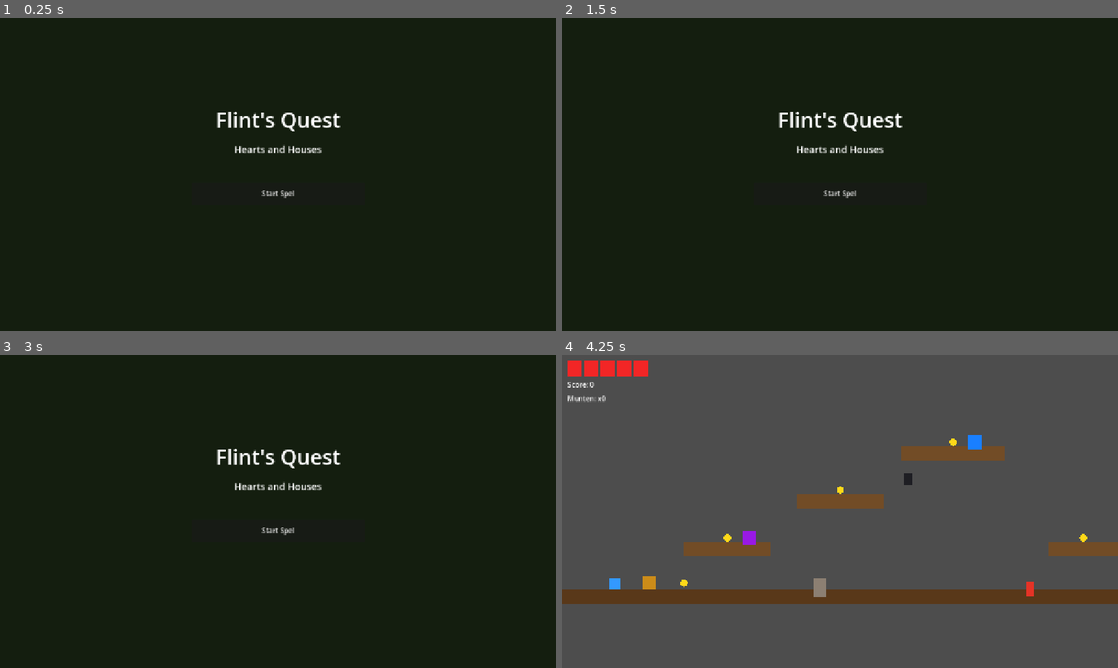
Above: before the commit, frames 1-4 (two rows, left to right).
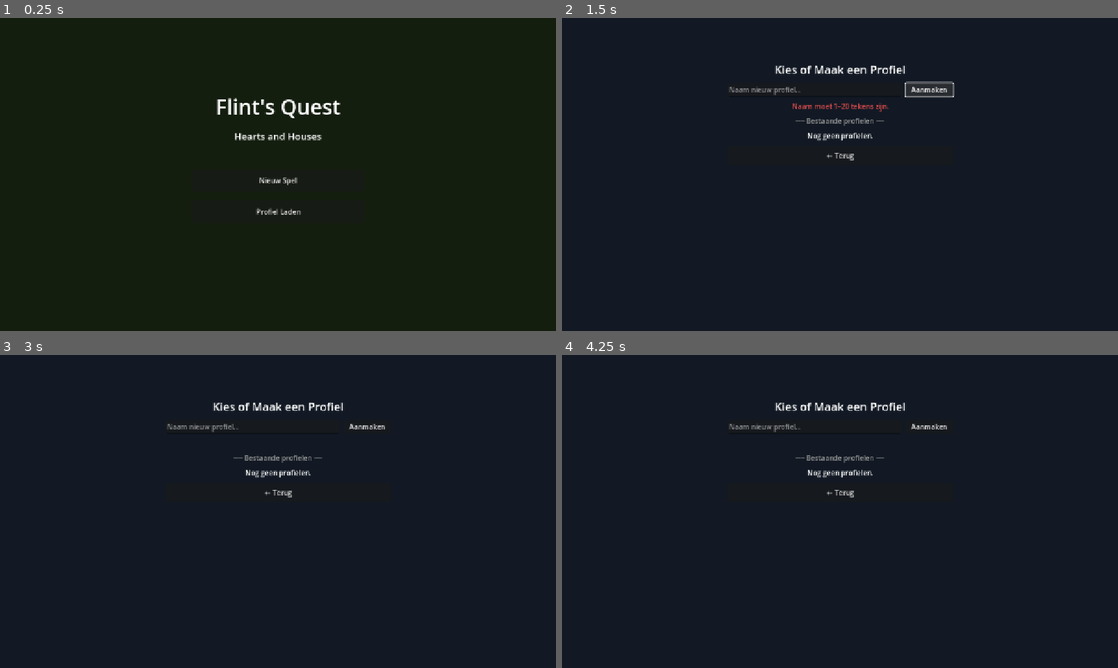
Above: after the commit, the same moments.

Repository: Morningcoffee74/flints-quest
Game: Godot game, scene res://scenes/ui/MainMenu.tscn
Same seed, same stepped clock (60 frames per second), same inputs: the game is played once before the commit and once after it.
Inputs (mouse positions are in pixels of both pictures, inside the frame that each line leads up to):
- Up to frame 1 (0.25 s): no input
- Up to frame 2 (1.5 s): click (840, 180) at 0.5 s, where only the run after the commit has a clickable "Nieuw Spel"; click (928, 89) at 1.25 s, where only the run after the commit has a clickable "Aanmaken"
- Up to frame 3 (3 s): click (278, 492) at 2 s, where only the run after the commit has a clickable "← Terug"; click (278, 549) at 2.75 s, where only the run after the commit has a clickable "Profiel Laden"
- Up to frame 4 (4.25 s): click (840, 530) at 3.5 s, where only the run before the commit has a clickable "Start Spel"

The runs differ from the first frame. In frame 1, 1.7% of the frame differs, in the area x 39-62%, y 25-63%; in frame 2, 2.5%; in frame 3, 1.9%; in frame 4, 100%, in the area x 0-100%, y 0-100%.

Commit message:
Fase 3: UI & navigatie — menus, profiel, wereldkaart, pauze
- ProfileSelect: nieuw profiel aanmaken of bestaande laden/verwijderen
- WorldMap: Mario-stijl stippen op pad, groen=klaar, geel=open, grijs=vergrendeld
- LevelComplete overlay: score breakdown (gameplay + bonussen) met "Volgende"/"Kaart"
- GameOver overlay: "Opnieuw Proberen" / "Naar Wereldkaart"
- PauseMenu overlay: Escape toets, Doorgaan/Herstarten/Kaart
- GameManager: profiel aanmaken, laden, level voltooien, unlock-logica (1 skip/wereld)
- ScoreManager: get_level_breakdown() voor score weergave
- LevelBase: overlays dynamisch laden, pauze-toggling, _level_done guard

Co-Authored-By: Claude Sonnet 4.6 <noreply@anthropic.com>

Diff:
--- /dev/null
+++ b/scenes/ui/GameOver.tscn
@@ -0,0 +1,49 @@
+[gd_scene load_steps=2 format=3]
+
+[ext_resource type="Script" path="res://scripts/ui/GameOver.gd" id="1"]
+
+[node name="GameOver" type="CanvasLayer"]
+layer = 10
+script = ExtResource("1")
+
+[node name="Dimmer" type="ColorRect" parent="."]
+anchors_preset = 15
+anchor_right = 1.0
+anchor_bottom = 1.0
+color = Color(0.0, 0.0, 0.0, 0.7)
+mouse_filter = 2
+
+[node name="Panel" type="Panel" parent="."]
+anchors_preset = 8
+anchor_left = 0.5
+anchor_top = 0.5
+anchor_right = 0.5
+anchor_bottom = 0.5
+offset_left = -160.0
+offset_top = -120.0
+offset_right = 160.0
+offset_bottom = 120.0
+
+[node name="VBox" type="VBoxContainer" parent="Panel"]
+anchors_preset = 15
+anchor_right = 1.0
+anchor_bottom = 1.0
+offset_left = 16.0
+offset_top = 16.0
+offset_right = -16.0
+offset_bottom = -16.0
+theme_override_constants/separation = 14
+
+[node name="TitleLabel" type="Label" parent="Panel/VBox"]
+text = "GAME OVER"
+horizontal_alignment = 1
+theme_override_font_sizes/font_size = 32
+theme_override_colors/font_color = Color(0.9, 0.15, 0.15, 1.0)
+
+[node name="RetryButton" type="Button" parent="Panel/VBox"]
+custom_minimum_size = Vector2(0.0, 44.0)
+text = "Opnieuw Proberen"
+
+[node name="MapButton" type="Button" parent="Panel/VBox"]
+custom_minimum_size = Vector2(0.0, 44.0)
+text = "Naar Wereldkaart"
--- /dev/null
+++ b/scenes/ui/LevelComplete.tscn
@@ -0,0 +1,67 @@
+[gd_scene load_steps=2 format=3]
+
+[ext_resource type="Script" path="res://scripts/ui/LevelComplete.gd" id="1"]
+
+[node name="LevelComplete" type="CanvasLayer"]
+layer = 10
+script = ExtResource("1")
+
+[node name="Dimmer" type="ColorRect" parent="."]
+anchors_preset = 15
+anchor_right = 1.0
+anchor_bottom = 1.0
+color = Color(0.0, 0.0, 0.0, 0.55)
+mouse_filter = 2
+
+[node name="Panel" type="Panel" parent="."]
+anchors_preset = 8
+anchor_left = 0.5
+anchor_top = 0.5
+anchor_right = 0.5
+anchor_bottom = 0.5
+offset_left = -200.0
+offset_top = -180.0
+offset_right = 200.0
+offset_bottom = 180.0
+
+[node name="VBox" type="VBoxContainer" parent="Panel"]
+anchors_preset = 15
+anchor_right = 1.0
+anchor_bottom = 1.0
+offset_left = 16.0
+offset_top = 16.0
+offset_right = -16.0
+offset_bottom = -16.0
+theme_override_constants/separation = 10
+
+[node name="TitleLabel" type="Label" parent="Panel/VBox"]
+text = "LEVEL VOLTOOID!"
+horizontal_alignment = 1
+theme_override_font_sizes/font_size = 28
+
+[node name="PlayLabel" type="Label" parent="Panel/VBox"]
+text = "Gameplay:       0"
+theme_override_font_sizes/font_size = 16
+
+[node name="CompleteLabel" type="Label" parent="Panel/VBox"]
+text = "Level voltooid: +50"
+theme_override_font_sizes/font_size = 16
+
+[node name="NoDmgLabel" type="Label" parent="Panel/VBox"]
+text = "Geen schade:    +25"
+theme_override_font_sizes/font_size = 16
+
+[node name="TotalLabel" type="Label" parent="Panel/VBox"]
+text = "Totaal:         0"
+theme_override_font_sizes/font_size = 20
+
+[node name="Spacer" type="Control" parent="Panel/VBox"]
+custom_minimum_size = Vector2(0.0, 8.0)
+
+[node name="NextButton" type="Button" parent="Panel/VBox"]
+custom_minimum_size = Vector2(0.0, 44.0)
+text = "Volgend Level"
+
+[node name="MapButton" type="Button" parent="Panel/VBox"]
+custom_minimum_size = Vector2(0.0, 44.0)
+text = "Naar Wereldkaart"
--- a/scenes/ui/MainMenu.tscn
+++ b/scenes/ui/MainMenu.tscn
@@ -24,9 +24,9 @@
 anchor_right = 0.5
 anchor_bottom = 0.5
 offset_left = -200.0
-offset_top = -160.0
+offset_top = -190.0
 offset_right = 200.0
-offset_bottom = 160.0
+offset_bottom = 190.0
 theme_override_constants/separation = 20
 
 [node name="TitleLabel" type="Label" parent="VBoxContainer"]
@@ -42,6 +42,10 @@
 [node name="Spacer" type="Control" parent="VBoxContainer"]
 custom_minimum_size = Vector2(0.0, 20.0)
 
-[node name="StartButton" type="Button" parent="VBoxContainer"]
+[node name="NewGameButton" type="Button" parent="VBoxContainer"]
 custom_minimum_size = Vector2(200.0, 52.0)
-text = "Start Spel"
+text = "Nieuw Spel"
+
+[node name="LoadGameButton" type="Button" parent="VBoxContainer"]
+custom_minimum_size = Vector2(200.0, 52.0)
+text = "Profiel Laden"
--- /dev/null
+++ b/scenes/ui/PauseMenu.tscn
@@ -0,0 +1,53 @@
+[gd_scene load_steps=2 format=3]
+
+[ext_resource type="Script" path="res://scripts/ui/PauseMenu.gd" id="1"]
+
+[node name="PauseMenu" type="CanvasLayer"]
+layer = 10
+script = ExtResource("1")
+process_mode = 3
+
+[node name="Dimmer" type="ColorRect" parent="."]
+anchors_preset = 15
+anchor_right = 1.0
+anchor_bottom = 1.0
+color = Color(0.0, 0.0, 0.0, 0.55)
+mouse_filter = 2
+
+[node name="Panel" type="Panel" parent="."]
+anchors_preset = 8
+anchor_left = 0.5
+anchor_top = 0.5
+anchor_right = 0.5
+anchor_bottom = 0.5
+offset_left = -160.0
+offset_top = -130.0
+offset_right = 160.0
+offset_bottom = 130.0
+
+[node name="VBox" type="VBoxContainer" parent="Panel"]
+anchors_preset = 15
+anchor_right = 1.0
+anchor_bottom = 1.0
+offset_left = 16.0
+offset_top = 16.0
+offset_right = -16.0
+offset_bottom = -16.0
+theme_override_constants/separation = 14
+
+[node name="TitleLabel" type="Label" parent="Panel/VBox"]
+text = "GEPAUZEERD"
+horizontal_alignment = 1
+theme_override_font_sizes/font_size = 26
+
+[node name="ResumeButton" type="Button" parent="Panel/VBox"]
+custom_minimum_size = Vector2(0.0, 44.0)
+text = "Doorgaan"
+
+[node name="RestartButton" type="Button" parent="Panel/VBox"]
+custom_minimum_size = Vector2(0.0, 44.0)
+text = "Herstarten"
+
+[node name="MapButton" type="Button" parent="Panel/VBox"]
+custom_minimum_size = Vector2(0.0, 44.0)
+text = "Naar Wereldkaart"
--- /dev/null
+++ b/scenes/ui/ProfileSelect.tscn
@@ -0,0 +1,64 @@
+[gd_scene load_steps=2 format=3]
+
+[ext_resource type="Script" path="res://scripts/ui/ProfileSelect.gd" id="1"]
+
+[node name="ProfileSelect" type="Control"]
+layout_mode = 3
+anchors_preset = 15
+anchor_right = 1.0
+anchor_bottom = 1.0
+script = ExtResource("1")
+
+[node name="Background" type="ColorRect" parent="."]
+layout_mode = 1
+anchors_preset = 15
+anchor_right = 1.0
+anchor_bottom = 1.0
+color = Color(0.07, 0.10, 0.14, 1.0)
+
+[node name="VBox" type="VBoxContainer" parent="."]
+layout_mode = 1
+anchors_preset = 8
+anchor_left = 0.5
+anchor_top = 0.5
+anchor_right = 0.5
+anchor_bottom = 0.5
+offset_left = -260.0
+offset_top = -260.0
+offset_right = 260.0
+offset_bottom = 260.0
+theme_override_constants/separation = 12
+
+[node name="TitleLabel" type="Label" parent="VBox"]
+text = "Kies of Maak een Profiel"
+horizontal_alignment = 1
+theme_override_font_sizes/font_size = 26
+
+[node name="NameRow" type="HBoxContainer" parent="VBox"]
+theme_override_constants/separation = 8
+
+[node name="NameInput" type="LineEdit" parent="VBox/NameRow"]
+size_flags_horizontal = 3
+placeholder_text = "Naam nieuw profiel..."
+max_length = 20
+
+[node name="CreateButton" type="Button" parent="VBox/NameRow"]
+text = "Aanmaken"
+custom_minimum_size = Vector2(110.0, 0.0)
+
+[node name="ErrorLabel" type="Label" parent="VBox"]
+text = ""
+horizontal_alignment = 1
+theme_override_colors/font_color = Color(0.9, 0.3, 0.3, 1.0)
+
+[node name="SeparatorLabel" type="Label" parent="VBox"]
+text = "── Bestaande profielen ──"
+horizontal_alignment = 1
+theme_override_colors/font_color = Color(0.6, 0.6, 0.6, 1.0)
+
+[node name="ProfileList" type="VBoxContainer" parent="VBox"]
+theme_override_constants/separation = 8
+
+[node name="BackButton" type="Button" parent="VBox"]
+custom_minimum_size = Vector2(0.0, 44.0)
+text = "← Terug"
--- /dev/null
+++ b/scenes/ui/WorldMap.tscn
@@ -0,0 +1,45 @@
+[gd_scene load_steps=2 format=3]
+
+[ext_resource type="Script" path="res://scripts/ui/WorldMap.gd" id="1"]
+
+[node name="WorldMap" type="Control"]
+layout_mode = 3
+anchors_preset = 15
+anchor_right = 1.0
+anchor_bottom = 1.0
+script = ExtResource("1")
+
+[node name="Background" type="ColorRect" parent="."]
+layout_mode = 1
+anchors_preset = 15
+anchor_right = 1.0
+anchor_bottom = 1.0
+color = Color(0.15, 0.22, 0.10, 1.0)
+
+[node name="VBox" type="VBoxContainer" parent="."]
+layout_mode = 1
+anchors_preset = 9
+anchor_left = 0.0
+anchor_top = 0.0
+anchor_right = 1.0
+anchor_bottom = 0.0
+offset_bottom = 100.0
+theme_override_constants/separation = 0
+
+[node name="TitleLabel" type="Label" parent="VBox"]
+custom_minimum_size = Vector2(0.0, 40.0)
+text = "Wereld 1 — Bos"
+horizontal_alignment = 1
+vertical_alignment = 1
+theme_override_font_sizes/font_size = 22
+
+[node name="BackButton" type="Button" parent="VBox"]
+custom_minimum_size = Vector2(120.0, 36.0)
+text = "← Hoofdmenu"
+
+[node name="MapArea" type="Control" parent="."]
+layout_mode = 1
+anchors_preset = 15
+anchor_right = 1.0
+anchor_bottom = 1.0
+offset_top = 104.0
--- a/scripts/autoloads/GameManager.gd
+++ b/scripts/autoloads/GameManager.gd
@@ -3,6 +3,7 @@
 var current_profile: String = ""
 var current_world: int = 1
 var current_level: int = 1
+var profile_data: Dictionary = {}
 
 func _ready() -> void:
 	_register_input_actions()
@@ -24,3 +25,84 @@
 				var event := InputEventKey.new()
 				event.physical_keycode = keycode
 				InputMap.action_add_event(action, event)
+
+func create_profile(profile_name: String) -> void:
+	profile_data = _new_profile(profile_name)
+	current_profile = profile_name
+	SaveSystem.save_profile(profile_name, profile_data)
+
+func load_profile(profile_name: String) -> void:
+	current_profile = profile_name
+	profile_data = SaveSystem.load_profile(profile_name)
+	if profile_data.is_empty():
+		profile_data = _new_profile(profile_name)
+		SaveSystem.save_profile(profile_name, profile_data)
+
+func _new_profile(name: String) -> Dictionary:
+	var data: Dictionary = {"name": name, "total_score": 0, "worlds": {}}
+	for w in range(1, 11):
+		var world_levels: Dictionary = {}
+		for l in range(1, 11):
+			world_levels[str(l)] = {"completed": false, "highscore": 0}
+		data["worlds"][str(w)] = {"levels": world_levels}
+	return data
+
+func complete_level(world: int, level: int, score: int) -> void:
+	if profile_data.is_empty():
+		return
+	var ldata: Dictionary = profile_data["worlds"][str(world)]["levels"][str(level)]
+	ldata["completed"] = true
+	if score > ldata.get("highscore", 0):
+		ldata["highscore"] = score
+	profile_data["total_score"] = profile_data.get("total_score", 0) + score
+	SaveSystem.save_profile(current_profile, profile_data)
+
+func is_level_completed(world: int, level: int) -> bool:
+	if profile_data.is_empty():
+		return false
+	return profile_data["worlds"][str(world)]["levels"][str(level)].get("completed", false)
+
+func is_level_unlocked(world: int, level: int) -> bool:
+	if not is_world_unlocked(world):
+		return false
+	if level == 1:
+		return true
+	# Unlocked when all previous levels done, OR 1 skip allowed (but not level 10)
+	var completed := 0
+	for l in range(1, level):
+		if is_level_completed(world, l):
+			completed += 1
+	return completed >= level - 2
+
+func is_world_unlocked(world: int) -> bool:
+	if world == 1:
+		return true
+	if profile_data.is_empty():
+		return false
+	var prev := world - 1
+	if not is_level_completed(prev, 10):
+		return false
+	var count := 0
+	for l in range(1, 11):
+		if is_level_completed(prev, l):
+			count += 1
+	return count >= 9
+
+func get_level_highscore(world: int, level: int) -> int:
+	if profile_data.is_empty():
+		return 0
+	return profile_data["worlds"][str(world)]["levels"][str(level)].get("highscore", 0)
+
+func go_to_level(world: int, level: int) -> void:
+	current_world = world
+	current_level = level
+	get_tree().paused = false
+	get_tree().change_scene_to_file("res://scenes/levels/world%d/W%dL%d.tscn" % [world, world, level])
+
+func go_to_world_map() -> void:
+	get_tree().paused = false
+	get_tree().change_scene_to_file("res://scenes/ui/WorldMap.tscn")
+
+func go_to_main_menu() -> void:
+	get_tree().paused = false
+	get_tree().change_scene_to_file("res://scenes/ui/MainMenu.tscn")
--- a/scripts/autoloads/ScoreManager.gd
+++ b/scripts/autoloads/ScoreManager.gd
@@ -11,6 +11,7 @@
 var current_score: int = 0
 var coin_count: int = 0
 var took_damage_this_level: bool = false
+var _play_score: int = 0
 
 signal score_changed(new_score: int)
 signal coin_collected(total_coins: int)
@@ -29,15 +30,23 @@
 	took_damage_this_level = true
 
 func finalize_level() -> int:
-	var bonus := 0
+	_play_score = current_score
+	var bonus := POINTS_LEVEL_COMPLETE
 	if not took_damage_this_level:
-		bonus = POINTS_LEVEL_NO_DAMAGE
-		add_points(POINTS_LEVEL_COMPLETE + bonus)
-	else:
-		add_points(POINTS_LEVEL_COMPLETE)
+		bonus += POINTS_LEVEL_NO_DAMAGE
+	add_points(bonus)
 	return current_score
+
+func get_level_breakdown() -> Dictionary:
+	return {
+		"play": _play_score,
+		"complete_bonus": POINTS_LEVEL_COMPLETE,
+		"no_damage_bonus": (0 if took_damage_this_level else POINTS_LEVEL_NO_DAMAGE),
+		"total": current_score,
+	}
 
 func reset_level() -> void:
 	current_score = 0
 	coin_count = 0
 	took_damage_this_level = false
+	_play_score = 0
--- a/scripts/levels/LevelBase.gd
+++ b/scripts/levels/LevelBase.gd
@@ -17,6 +17,8 @@
 var _coins_got:      int  = 0
 var _enemies_killed: int  = 0
 var _cabin_open:     bool = false
+var _level_done:     bool = false
+var _pause_menu: CanvasLayer = null
 
 func _ready() -> void:
 	ScoreManager.reset_level()
@@ -29,7 +31,6 @@
 	hud.connect_player(player)
 	player.died.connect(_on_player_died)
 
-	# Muntjes en vijanden tellen
 	_total_coins = get_tree().get_nodes_in_group("coins").size()
 	for enemy in get_tree().get_nodes_in_group("enemies"):
 		(enemy as BaseEnemy).died.connect(_on_enemy_killed)
@@ -43,6 +44,24 @@
 
 	_update_cabin()
 
+	# Pauzemenu klaar zetten (verborgen)
+	var pause_scene := load("res://scenes/ui/PauseMenu.tscn") as PackedScene
+	_pause_menu = pause_scene.instantiate() as CanvasLayer
+	_pause_menu.hide()
+	add_child(_pause_menu)
+
+func _input(event: InputEvent) -> void:
+	if _level_done:
+		return
+	if event.is_action_just_pressed("pause"):
+		get_viewport().set_input_as_handled()
+		if _pause_menu.visible:
+			_pause_menu.hide()
+			get_tree().paused = false
+		else:
+			_pause_menu.show()
+			get_tree().paused = true
+
 func _update_cabin() -> void:
 	if _cabin_open:
 		return
@@ -54,7 +73,6 @@
 
 	var enemies_met := enemies_needed > 0 and _enemies_killed >= enemies_needed
 
-	# Geen eis → altijd open; anders: OF-conditie (muntjes OF vijanden)
 	var should_open := no_requirement or coins_met or enemies_met
 
 	if should_open and not _cabin_open:
@@ -69,13 +87,19 @@
 	_update_cabin()
 
 func _on_player_died() -> void:
+	_level_done = true
 	await get_tree().create_timer(0.8).timeout
-	get_tree().reload_current_scene()
+	var go_scene := load("res://scenes/ui/GameOver.tscn") as PackedScene
+	var go_node := go_scene.instantiate() as CanvasLayer
+	add_child(go_node)
 
 func _on_level_completed() -> void:
-	if not _cabin_open:
-		return  # Eis nog niet gehaald — niets doen
-	ScoreManager.finalize_level()
-	# TODO Fase 3: toon LevelComplete scherm
-	await get_tree().create_timer(1.5).timeout
-	get_tree().reload_current_scene()
+	if not _cabin_open or _level_done:
+		return
+	_level_done = true
+	var final_score := ScoreManager.finalize_level()
+	GameManager.complete_level(GameManager.current_world, GameManager.current_level, final_score)
+	await get_tree().create_timer(0.4).timeout
+	var lc_scene := load("res://scenes/ui/LevelComplete.tscn") as PackedScene
+	var lc_node := lc_scene.instantiate() as CanvasLayer
+	add_child(lc_node)
--- /dev/null
+++ b/scripts/ui/GameOver.gd
@@ -0,0 +1,11 @@
+extends CanvasLayer
+
+func _ready() -> void:
+	$Panel/VBox/RetryButton.pressed.connect(_on_retry)
+	$Panel/VBox/MapButton.pressed.connect(_on_map)
+
+func _on_retry() -> void:
+	get_tree().reload_current_scene()
+
+func _on_map() -> void:
+	GameManager.go_to_world_map()
--- /dev/null
+++ b/scripts/ui/LevelComplete.gd
@@ -0,0 +1,24 @@
+extends CanvasLayer
+
+func _ready() -> void:
+	var bd := ScoreManager.get_level_breakdown()
+	$Panel/VBox/PlayLabel.text      = "Gameplay:       %d" % bd["play"]
+	$Panel/VBox/CompleteLabel.text  = "Level voltooid: +%d" % bd["complete_bonus"]
+	var no_dmg: int = bd["no_damage_bonus"]
+	$Panel/VBox/NoDmgLabel.text     = "Geen schade:    +%d" % no_dmg
+	$Panel/VBox/TotalLabel.text     = "Totaal:         %d" % bd["total"]
+
+	var world := GameManager.current_world
+	var level := GameManager.current_level
+	var has_next := level < 10 and FileAccess.file_exists(
+		"res://scenes/levels/world%d/W%dL%d.tscn" % [world, world, level + 1]
+	)
+	$Panel/VBox/NextButton.visible = has_next
+	$Panel/VBox/NextButton.pressed.connect(_on_next)
+	$Panel/VBox/MapButton.pressed.connect(_on_map)
+
+func _on_next() -> void:
+	GameManager.go_to_level(GameManager.current_world, GameManager.current_level + 1)
+
+func _on_map() -> void:
+	GameManager.go_to_world_map()
--- a/scripts/ui/MainMenu.gd
+++ b/scripts/ui/MainMenu.gd
@@ -1,10 +1,11 @@
 extends Control
 
 func _ready() -> void:
-	$VBoxContainer/StartButton.pressed.connect(_on_start_pressed)
+	$VBoxContainer/NewGameButton.pressed.connect(_on_new_game)
+	$VBoxContainer/LoadGameButton.pressed.connect(_on_load_game)
 
-func _on_start_pressed() -> void:
-	GameManager.current_profile = "Speler1"
-	GameManager.current_world = 1
-	GameManager.current_level = 1
-	get_tree().change_scene_to_file("res://scenes/levels/world1/W1L1.tscn")
+func _on_new_game() -> void:
+	get_tree().change_scene_to_file("res://scenes/ui/ProfileSelect.tscn")
+
+func _on_load_game() -> void:
+	get_tree().change_scene_to_file("res://scenes/ui/ProfileSelect.tscn")
--- /dev/null
+++ b/scripts/ui/PauseMenu.gd
@@ -0,0 +1,17 @@
+extends CanvasLayer
+
+func _ready() -> void:
+	$Panel/VBox/ResumeButton.pressed.connect(_on_resume)
+	$Panel/VBox/RestartButton.pressed.connect(_on_restart)
+	$Panel/VBox/MapButton.pressed.connect(_on_map)
+
+func _on_resume() -> void:
+	hide()
+	get_tree().paused = false
+
+func _on_restart() -> void:
+	get_tree().paused = false
+	get_tree().reload_current_scene()
+
+func _on_map() -> void:
+	GameManager.go_to_world_map()
--- /dev/null
+++ b/scripts/ui/ProfileSelect.gd
@@ -0,0 +1,57 @@
+extends Control
+
+@onready var _name_input:    LineEdit        = $VBox/NameRow/NameInput
+@onready var _create_btn:    Button          = $VBox/NameRow/CreateButton
+@onready var _error_label:   Label           = $VBox/ErrorLabel
+@onready var _profile_list:  VBoxContainer   = $VBox/ProfileList
+@onready var _back_btn:      Button          = $VBox/BackButton
+
+func _ready() -> void:
+	_create_btn.pressed.connect(_on_create_pressed)
+	_back_btn.pressed.connect(GameManager.go_to_main_menu)
+	_refresh_profiles()
+
+func _refresh_profiles() -> void:
+	for child in _profile_list.get_children():
+		child.queue_free()
+
+	var profiles := SaveSystem.get_profiles()
+	if profiles.is_empty():
+		var lbl := Label.new()
+		lbl.text = "Nog geen profielen."
+		lbl.horizontal_alignment = HORIZONTAL_ALIGNMENT_CENTER
+		_profile_list.add_child(lbl)
+		return
+
+	for pname in profiles:
+		var row := HBoxContainer.new()
+		var play_btn := Button.new()
+		play_btn.text = pname
+		play_btn.size_flags_horizontal = Control.SIZE_EXPAND_FILL
+		play_btn.pressed.connect(_on_profile_selected.bind(pname))
+		var del_btn := Button.new()
+		del_btn.text = "X"
+		del_btn.custom_minimum_size = Vector2(36, 0)
+		del_btn.pressed.connect(_on_delete_pressed.bind(pname))
+		row.add_child(play_btn)
+		row.add_child(del_btn)
+		_profile_list.add_child(row)
+
+func _on_create_pressed() -> void:
+	var name := _name_input.text.strip_edges()
+	if name.length() < 1 or name.length() > 20:
+		_error_label.text = "Naam moet 1–20 tekens zijn."
+		return
+	if SaveSystem.profile_exists(name):
+		_error_label.text = "Profiel '%s' bestaat al." % name
+		return
+	GameManager.create_profile(name)
+	GameManager.go_to_world_map()
+
+func _on_profile_selected(profile_name: String) -> void:
+	GameManager.load_profile(profile_name)
+	GameManager.go_to_world_map()
+
+func _on_delete_pressed(profile_name: String) -> void:
+	SaveSystem.delete_profile(profile_name)
+	_refresh_profiles()
--- /dev/null
+++ b/scripts/ui/WorldMap.gd
@@ -0,0 +1,77 @@
+extends Control
+
+# Level-posities op de kaart (Mario-stijl pad omhoog en naar rechts)
+const LEVEL_POSITIONS: Array[Vector2] = [
+	Vector2(120, 560),   # 1
+	Vector2(250, 530),   # 2
+	Vector2(380, 490),   # 3
+	Vector2(490, 430),   # 4
+	Vector2(570, 350),   # 5
+	Vector2(650, 270),   # 6
+	Vector2(760, 220),   # 7
+	Vector2(890, 240),   # 8
+	Vector2(1020, 290),  # 9
+	Vector2(1140, 330),  # 10
+]
+
+const DOT_DONE    := Color(0.2, 0.8, 0.2)
+const DOT_OPEN    := Color(0.9, 0.8, 0.1)
+const DOT_LOCKED  := Color(0.4, 0.4, 0.4)
+
+@onready var _title:    Label  = $VBox/TitleLabel
+@onready var _back_btn: Button = $VBox/BackButton
+@onready var _map_area: Control = $MapArea
+
+func _ready() -> void:
+	var world := GameManager.current_world
+	_title.text = "Wereld %d — %s" % [world, _world_name(world)]
+	_back_btn.pressed.connect(GameManager.go_to_main_menu)
+	_build_map(world)
+
+func _build_map(world: int) -> void:
+	# Verbindingslijnen tekenen via een custom node
+	var lines := _LineDrawer.new(LEVEL_POSITIONS)
+	_map_area.add_child(lines)
+
+	for i in range(10):
+		var level := i + 1
+		var pos := LEVEL_POSITIONS[i]
+		var completed := GameManager.is_level_completed(world, level)
+		var unlocked  := GameManager.is_level_unlocked(world, level)
+
+		var btn := Button.new()
+		btn.text = str(level)
+		btn.custom_minimum_size = Vector2(44, 44)
+		btn.position = pos - Vector2(22, 22)
+		btn.disabled = not unlocked
+
+		# Kleur via modulate
+		if completed:
+			btn.modulate = DOT_DONE
+		elif unlocked:
+			btn.modulate = DOT_OPEN
+		else:
+			btn.modulate = DOT_LOCKED
+
+		if unlocked:
+			btn.pressed.connect(_on_level_pressed.bind(world, level))
+		_map_area.add_child(btn)
+
+func _on_level_pressed(world: int, level: int) -> void:
+	GameManager.go_to_level(world, level)
+
+func _world_name(world: int) -> String:
+	var names := ["Bos", "Water", "Grot", "Jungle", "Lucht",
+				  "Strand", "IJsberg", "Woestijn", "Snoep", "Vulkaan"]
+	return names[world - 1] if world >= 1 and world <= 10 else ""
+
+# Interne klasse om verbindingslijnen te tekenen
+class _LineDrawer extends Node2D:
+	var _positions: Array[Vector2]
+
+	func _init(positions: Array[Vector2]) -> void:
+		_positions = positions
+
+	func _draw() -> void:
+		for i in range(_positions.size() - 1):
+			draw_line(_positions[i], _positions[i + 1], Color(0.6, 0.5, 0.3), 3.0)
